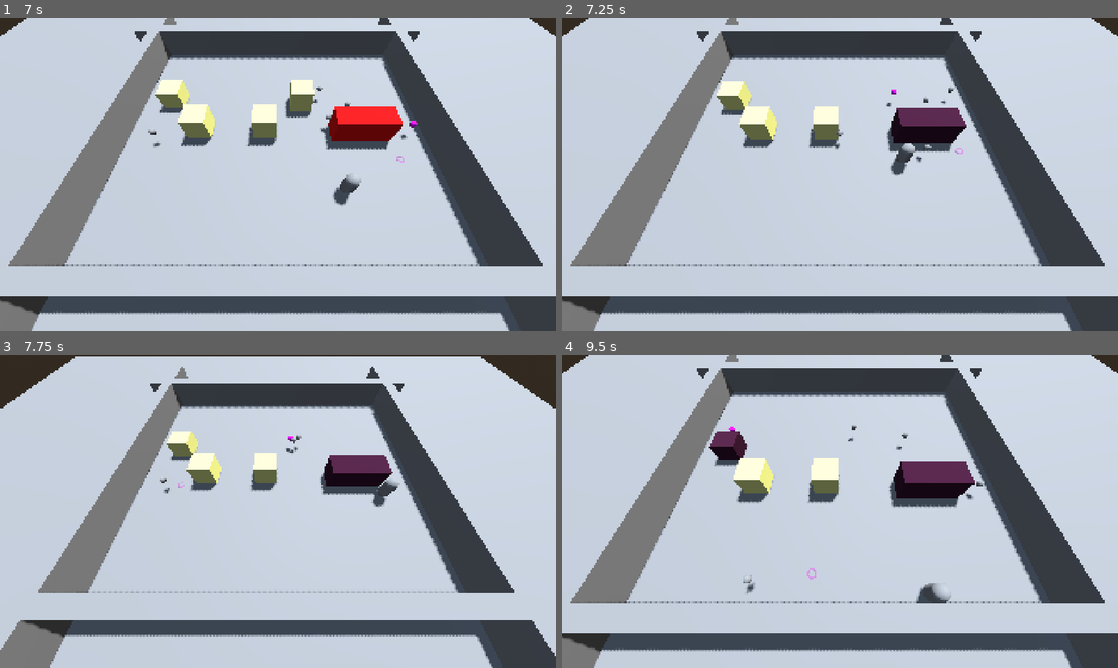
Above: before the commit, frames 1-4 (two rows, left to right).
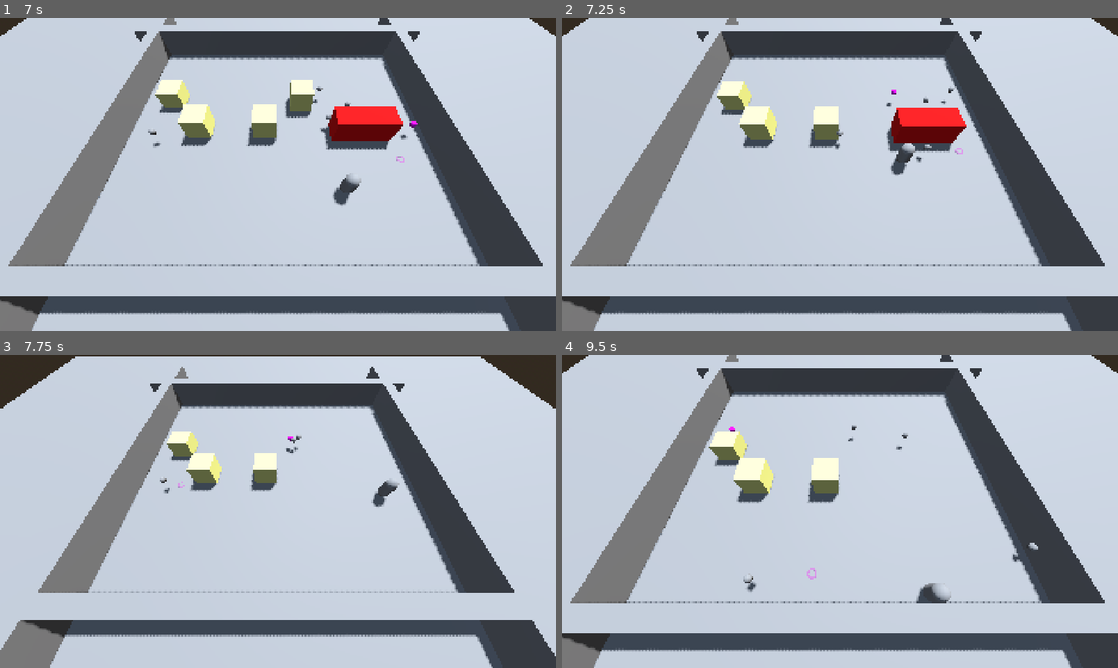
Above: after the commit, the same moments.

Repository: AndyDalaimo/godot_polymorphism_example
Game: Godot game, scene res://scenes/main.tscn
Same seed, same stepped clock (60 frames per second), same inputs: the game is played once before the commit and once after it.
Inputs (mouse positions are in pixels of both pictures, inside the frame that each line leads up to):
- Up to frame 1 (7 s): tap Enter (ui_accept) at 0.5, 0.77, 1.52, 3.02, 3.77, 4.52, 6.02, 6.77 s; move the mouse to (400, 158) at 0.52 s; hold D (Right) 0.53-1.28 s; hold Mouse wheel down (CameraZoomDown) 0.53-1.28 s; move the mouse to (166, 190) at 1.27 s; hold S (Down) 1.28-2.03 s; tap Mouse wheel up (CameraZoomUp) at 1.35, 5.85 s; move the mouse to (333, 105) at 2.02 s; hold D (Right) 2.03-2.78 s; hold Space (Shoot) 2.03-2.78 s; move the mouse to (250, 237) at 2.77 s; hold W (Up) 2.78-3.53 s; tap Mouse wheel down (CameraZoomDown) at 2.85 s; move the mouse to (444, 221) at 3.52 s; hold Mouse wheel up (CameraZoomUp) 3.53-4.28 s; hold A (Left) 3.53-5.03 s; move the mouse to (111, 127) at 4.27 s; tap Space (Shoot) at 4.35 s; move the mouse to (305, 174) at 5.02 s; hold S (Down) 5.03-5.78 s; hold Mouse wheel down (CameraZoomDown) 5.03-5.78 s; move the mouse to (194, 96) at 5.77 s; hold D (Right) 5.78-6.53 s; move the mouse to (400, 158) at 6.52 s; hold W (Up) from 6.53 s (still down); hold Space (Shoot) from 6.53 s (still down)
- Up to frame 2 (7.25 s): keep holding W (Up); keep holding Space (Shoot)
- Up to frame 3 (7.75 s): move the mouse to (166, 527) at 7.27 s; release W (Up) at 7.28 s; release Space (Shoot) at 7.28 s; hold D (Right) from 7.28 s (still down); tap Mouse wheel down (CameraZoomDown) at 7.35 s; tap Enter (ui_accept) at 7.52 s
- Up to frame 4 (9.5 s): move the mouse to (895, 442) at 8.02 s; release D (Right) at 8.03 s; hold S (Down) 8.03-8.78 s; hold Mouse wheel up (CameraZoomUp) 8.03-8.78 s; move the mouse to (812, 574) at 8.77 s; hold A (Left) from 8.78 s (still down); tap Space (Shoot) at 8.85 s; tap Enter (ui_accept) at 9.02 s

Frame 1 is identical in both runs. In frame 2, 1.4% of the frame differs, in the area x 59-73%, y 28-40%; in frame 3, 1.4%; in frame 4, 2.6%, in the area x 26-86%, y 24-76%.

Commit message:
Components
Things done:
Damage and Health Component
- ball will deal damage to enemy using components instead of properties embedded on objects

things to do:
Finish implementation of component logic to fully abstract behaviour from objects

Diff:
--- /dev/null
+++ b/polymorphism-example/autoloads/utils.tscn
@@ -0,0 +1,6 @@
+[gd_scene format=3 uid="uid://bls500scr4863"]
+
+[ext_resource type="Script" uid="uid://d3lyjebvpf6v7" path="res://src/utils.gd" id="1_dbtx7"]
+
+[node name="Utils" type="Node" unique_id=880704602]
+script = ExtResource("1_dbtx7")
--- a/polymorphism-example/project.godot
+++ b/polymorphism-example/project.godot
@@ -15,6 +15,10 @@
 config/features=PackedStringArray("4.7", "Mobile")
 config/icon="res://icon.svg"
 
+[autoload]
+
+Utils="*uid://bls500scr4863"
+
 [display]
 
 window/size/viewport_width=1920
@@ -25,6 +29,7 @@
 [file_customization]
 
 folder_colors={
+"res://autoloads/": "orange",
 "res://scenes/": "purple"
 }
 
--- /dev/null
+++ b/polymorphism-example/scenes/components/damage_component.tscn
@@ -0,0 +1,6 @@
+[gd_scene format=3 uid="uid://c0b4yq4bm6ecx"]
+
+[ext_resource type="Script" uid="uid://tooqwa6klgj4" path="res://src/components/damage_component.gd" id="1_am71n"]
+
+[node name="DamageComponent" type="Node" unique_id=884890147]
+script = ExtResource("1_am71n")
--- /dev/null
+++ b/polymorphism-example/scenes/components/health_component.tscn
@@ -0,0 +1,6 @@
+[gd_scene format=3 uid="uid://c7fboarh3thpb"]
+
+[ext_resource type="Script" uid="uid://dkcy7l7j83n5l" path="res://src/components/health_component.gd" id="1_2wcl1"]
+
+[node name="HealthComponent" type="Node" unique_id=2007404961]
+script = ExtResource("1_2wcl1")
--- a/polymorphism-example/scenes/enemies/enemy/enemy.tscn
+++ b/polymorphism-example/scenes/enemies/enemy/enemy.tscn
@@ -1,6 +1,7 @@
 [gd_scene format=3 uid="uid://bv6sckggd6l8p"]
 
 [ext_resource type="Script" uid="uid://k88insr8w1ba" path="res://src/enemy.gd" id="1_jlgdt"]
+[ext_resource type="PackedScene" uid="uid://c7fboarh3thpb" path="res://scenes/components/health_component.tscn" id="2_7ytu1"]
 
 [sub_resource type="PhysicsMaterial" id="PhysicsMaterial_jlgdt"]
 bounce = 1.0
@@ -18,7 +19,7 @@
 [sub_resource type="BoxShape3D" id="BoxShape3D_jlgdt"]
 size = Vector3(2.5, 2.5, 2.5)
 
-[node name="Enemy" type="RigidBody3D" unique_id=768984695]
+[node name="Enemy" type="RigidBody3D" unique_id=768984695 node_paths=PackedStringArray("health_comp")]
 axis_lock_linear_y = true
 axis_lock_angular_x = true
 axis_lock_angular_y = true
@@ -26,6 +27,7 @@
 physics_material_override = SubResource("PhysicsMaterial_jlgdt")
 gravity_scale = 0.0
 script = ExtResource("1_jlgdt")
+health_comp = NodePath("HealthComponent")
 
 [node name="CollisionShape3D" type="CollisionShape3D" parent="." unique_id=1028938486]
 shape = SubResource("BoxShape3D_7ytu1")
@@ -41,4 +43,7 @@
 [node name="CollisionShape3D" type="CollisionShape3D" parent="EnemyCollision" unique_id=1477301108]
 shape = SubResource("BoxShape3D_jlgdt")
 
+[node name="HealthComponent" parent="." unique_id=2007404961 node_paths=PackedStringArray("parent") instance=ExtResource("2_7ytu1")]
+parent = NodePath("..")
+
 [connection signal="body_entered" from="EnemyCollision" to="." method="_on_enemy_collision_body_entered"]
--- a/polymorphism-example/scenes/world_items/Balls/ball.tscn
+++ b/polymorphism-example/scenes/world_items/Balls/ball.tscn
@@ -1,6 +1,7 @@
 [gd_scene format=3 uid="uid://dpcvulalpx3fb"]
 
 [ext_resource type="Script" uid="uid://dlegkiqahfmxc" path="res://src/ball.gd" id="1_oe72a"]
+[ext_resource type="PackedScene" uid="uid://c0b4yq4bm6ecx" path="res://scenes/components/damage_component.tscn" id="2_gvutp"]
 
 [sub_resource type="SphereShape3D" id="SphereShape3D_rm7t1"]
 radius = 0.25
@@ -9,15 +10,18 @@
 radius = 0.25
 height = 0.5
 
-[node name="Ball" type="RigidBody3D" unique_id=833958440]
+[node name="Ball" type="RigidBody3D" unique_id=833958440 node_paths=PackedStringArray("damage_comp")]
 collision_layer = 4
 collision_mask = 25
 axis_lock_linear_y = true
 gravity_scale = 0.0
 script = ExtResource("1_oe72a")
+damage_comp = NodePath("DamageComponent")
 
 [node name="CollisionShape3D" type="CollisionShape3D" parent="." unique_id=1007522138]
 shape = SubResource("SphereShape3D_rm7t1")
 
 [node name="MeshInstance3D" type="MeshInstance3D" parent="." unique_id=2003858166]
 mesh = SubResource("SphereMesh_rm7t1")
+
+[node name="DamageComponent" parent="." unique_id=884890147 instance=ExtResource("2_gvutp")]
--- a/polymorphism-example/src/ball.gd
+++ b/polymorphism-example/src/ball.gd
@@ -3,7 +3,7 @@
 
 signal reset_ball(index: int)
 
-@export var damage: float = 2.5
+@export var damage_comp: DamageComponent
 
 var can_shoot: bool = true
 var inventory_index: int = 0
--- /dev/null
+++ b/polymorphism-example/src/components/damage_component.gd
@@ -0,0 +1,20 @@
+class_name DamageComponent
+extends Node
+
+@export var base_damage: float = 2.5
+@export var damage_type: Utils.DAMAGE_TYPE
+
+# Called when the node enters the scene tree for the first time.
+func _ready() -> void:
+	pass # Replace with function body.
+
+
+# Called every frame. 'delta' is the elapsed time since the previous frame.
+func _process(_delta: float) -> void:
+	pass
+
+func _on_damage() -> float:
+	var out_damage = base_damage
+	## TODO -> append any 'Special' damage if neccessary.
+	## i.e. Coroutines for damage over time (Poison, Bleed, etc.)
+	return out_damage
--- /dev/null
+++ b/polymorphism-example/src/components/health_component.gd
@@ -0,0 +1,26 @@
+class_name HealthComponent
+extends Node
+
+@export var parent: Node
+
+@export var max_health: float = 25.0
+var health: float = max_health
+
+# Called when the node enters the scene tree for the first time.
+func _ready() -> void:
+	pass # Replace with function body.
+
+
+# Called every frame. 'delta' is the elapsed time since the previous frame.
+func _process(_delta: float) -> void:
+	pass
+
+func _reduce_health(value: float) -> void:
+	health -= value
+	if health <= 0:
+		_death()
+
+func _death() -> void:
+	if parent:
+		## TODO - Add any flourishes before freeing the parent node
+		parent.queue_free()
--- a/polymorphism-example/src/enemy.gd
+++ b/polymorphism-example/src/enemy.gd
@@ -1,11 +1,11 @@
 class_name Enemy
 extends RigidBody3D
-
-@export var health: float = 25.0
 
 @onready var enemy_collision: Area3D = $EnemyCollision
 @onready var mesh: MeshInstance3D = %MeshInstance3D
 
+## Components
+@export var health_comp: HealthComponent
 
 # Called when the node enters the scene tree for the first time.
 func _ready() -> void:
@@ -20,12 +20,7 @@
 func _on_enemy_collision_body_entered(body: Node3D) -> void:
 	if body is Ball:
 		print("DO DAMAGE")
-		_damage(body.damage)
-	if body is SpecialBall:
+		if health_comp:
+			health_comp._reduce_health(body.damage_comp._on_damage())
+	if body is SpecialBall: ## TESTING
 		print("This is a Special Ball doing damage")
-		body.on_deal_damage(self)
-
-func _damage(value: float) -> void:
-	health -= value
-	if health <= 0.0:
-		queue_free()
--- a/polymorphism-example/src/special_ball.gd
+++ b/polymorphism-example/src/special_ball.gd
@@ -1,9 +1,5 @@
 class_name SpecialBall
 extends Ball
-
-enum DAMAGE_TYPE{NONE, POISON, BLEED, LIGHTNING}
-
-@export var damage_type: DAMAGE_TYPE
 
 # Called when the node enters the scene tree for the first time.
 func _ready() -> void:
@@ -26,16 +22,16 @@
 func on_reset_action() -> bool:
 	return true
 
-## Secondary action after a special ball has dealt base damage to Enemy
-func on_deal_damage(enemy: Enemy) -> void:
-	match (damage_type):
-		DAMAGE_TYPE.POISON:
-			var material = StandardMaterial3D.new()
-			material.albedo_color = Color(0.253, 0.05, 0.182, 1.0)
-			if !enemy.mesh.get_surface_override_material(0):
-				enemy.mesh.set_surface_override_material(0, material)
-			pass
-		DAMAGE_TYPE.BLEED:
-			pass
-		DAMAGE_TYPE.LIGHTNING:
-			pass
+### Secondary action after a special ball has dealt base damage to Enemy
+#func on_deal_damage(enemy: Enemy) -> void:
+	#match (damage_type):
+		#Utils.DAMAGE_TYPE.POISON:
+			#var material = StandardMaterial3D.new()
+			#material.albedo_color = Color(0.253, 0.05, 0.182, 1.0)
+			#if !enemy.mesh.get_surface_override_material(0):
+				#enemy.mesh.set_surface_override_material(0, material)
+			#pass
+		#Utils.DAMAGE_TYPE.BLEED:
+			#pass
+		#Utils.DAMAGE_TYPE.LIGHTNING:
+			#pass
--- /dev/null
+++ b/polymorphism-example/src/utils.gd
@@ -0,0 +1,13 @@
+extends Node
+
+
+enum DAMAGE_TYPE{NONE, POISON, BLEED, LIGHTNING}
+
+# Called when the node enters the scene tree for the first time.
+func _ready() -> void:
+	pass # Replace with function body.
+
+
+# Called every frame. 'delta' is the elapsed time since the previous frame.
+func _process(_delta: float) -> void:
+	pass
Not shown, added: polymorphism-example/src/components/damage_component.gd.uid
Not shown, added: polymorphism-example/src/components/health_component.gd.uid
Not shown, added: polymorphism-example/src/utils.gd.uid
